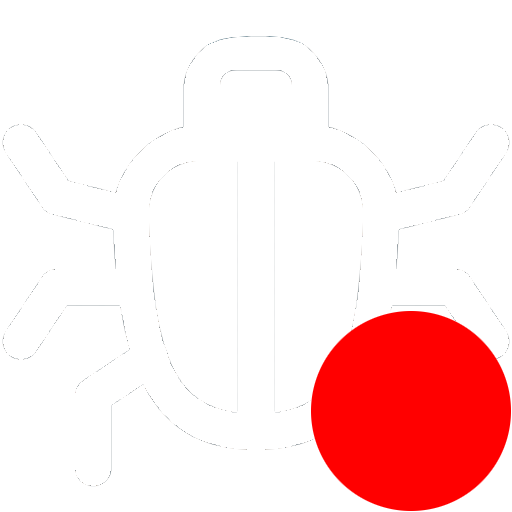
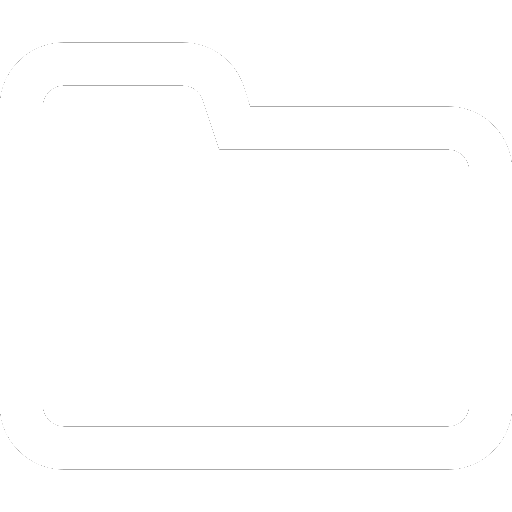
Comparing the layer stacks of the two w=512, h=512 images. Changes:
hid "Red" over (x1=311, y1=311, x2=511, y2=511)
hid "bug-light" over (x1=1, y1=36, x2=511, y2=488)
hid "Bug" over (x1=1, y1=36, x2=511, y2=488)
showed group "Task (light)" (5 layers) over (x1=0, y1=42, x2=512, y2=470)
added layer "P" in group "Task (light)" over (x1=237, y1=199, x2=333, y2=381)
